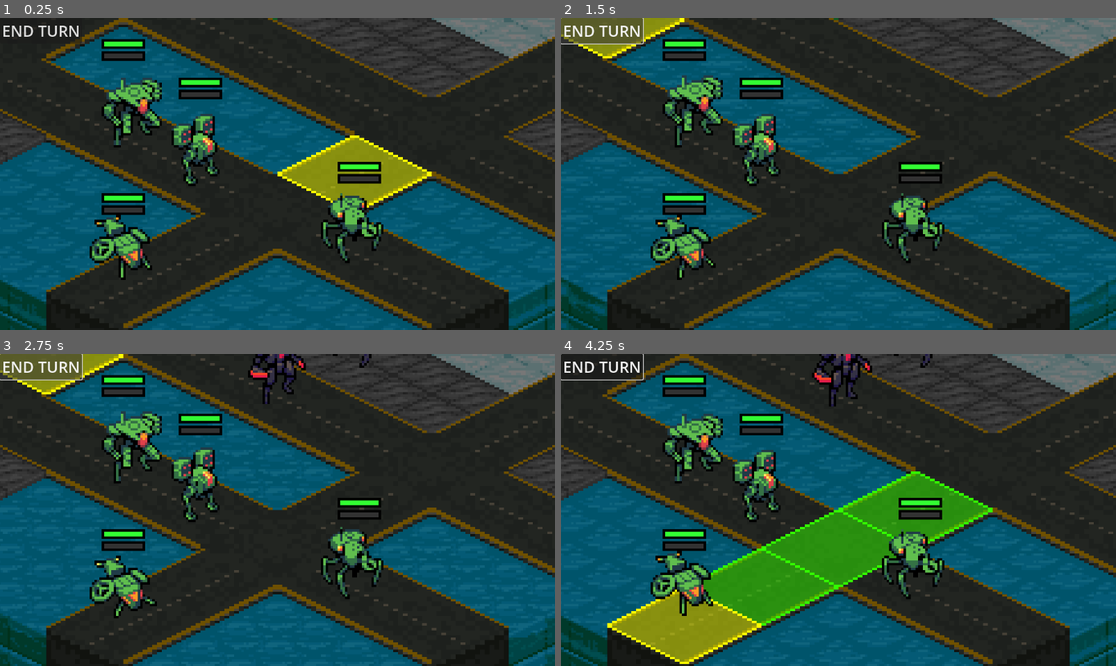
Above: before the commit, frames 1-4 (two rows, left to right).
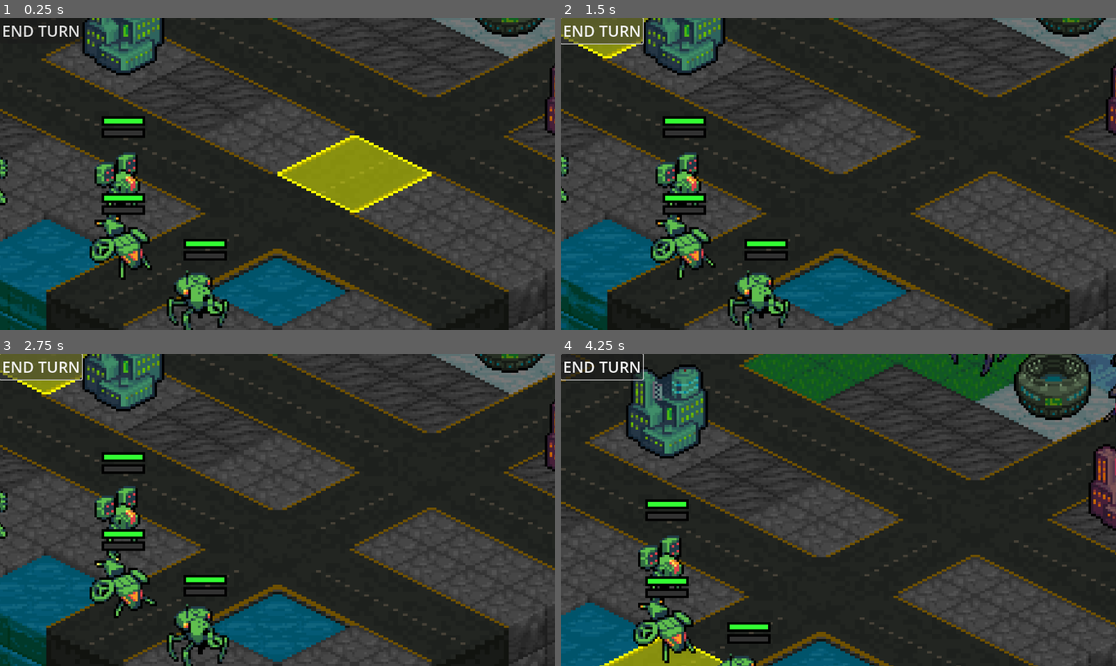
Above: after the commit, the same moments.

Repository: Tekknobot/Terrain
Game: Godot game, scene res://Scenes/Main.tscn
Same seed, same stepped clock (60 frames per second), same inputs: the game is played once before the commit and once after it.
Inputs (mouse positions are in pixels of both pictures, inside the frame that each line leads up to):
- Up to frame 1 (0.25 s): no input
- Up to frame 2 (1.5 s): click "END TURN" at 0.5 s; click "END TURN" at 1.25 s
- Up to frame 3 (2.75 s): click "END TURN" at 2 s
- Up to frame 4 (4.25 s): move the mouse to (960, 494) at 2.77 s; click (960, 494) at 2.92 s; drag from (727, 525) to (683, 644) at 3.52 s

The runs differ from the first frame. In frame 1, 34% of the frame differs, in the area x 0-100%, y 0-100%; in frame 2, 34%; in frame 3, 35%; in frame 4, 73%.

Commit message:
Night push.

Diff:
--- a/Scripts/TileMap.gd
+++ b/Scripts/TileMap.gd
@@ -7,7 +7,7 @@
 @export var grid_width: int = 10
 @export var grid_height: int = 20
 
-@export var water_threshold := -0.15
+@export var water_threshold := -0.6
 @export var sandstone_threshold := -0.2
 @export var dirt_threshold := 0.1
 @export var grass_threshold := 0.4
